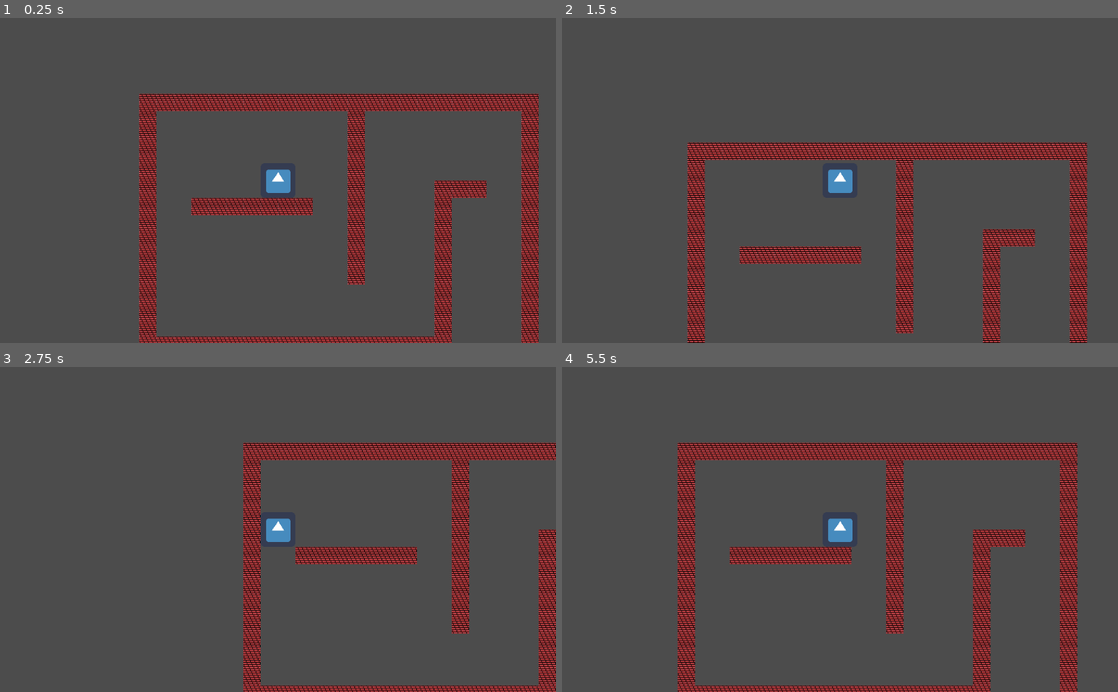
Above: before the commit, frames 1-4 (two rows, left to right).
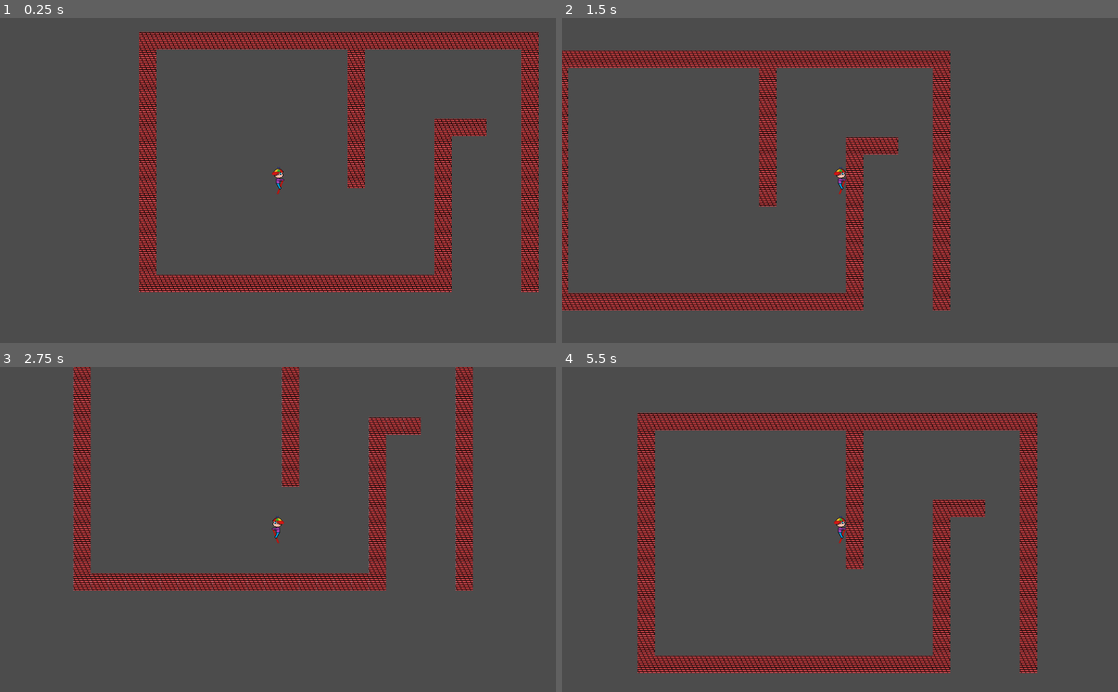
Above: after the commit, the same moments.

Repository: Tiggles/Github-Gameoff-2019
Game: Godot game, scene res://Main.tscn
The game is run twice, just before and just after one commit, with the same random seed, the same clock (stepped at 60 frames per second) and the same inputs. The engine's default icon, where the game draws it, is replaced by a stand-in: a white triangle on a blue panel in a dark square.
Inputs:
- Up to frame 1 (0.25 s): no input
- Up to frame 2 (1.5 s): hold Right (ui_right) from 0.53 s (still down); tap Space (ui_jump) at 0.6, 0.77, 1.07, 1.35 s
- Up to frame 3 (2.75 s): tap Space (ui_jump) at 1.52, 1.82, 2.1 s; release Right (ui_right) at 2.03 s; hold Left (ui_left) from 2.03 s (still down)
- Up to frame 4 (5.5 s): release Left (ui_left) at 2.78 s; hold Right (ui_right) 2.78-4.28 s; tap Space (ui_jump) at 2.85, 3.02, 3.32, 3.6, 3.77, 4.07, 4.35, 4.52, 4.82, 5.1 s; hold Left (ui_left) 4.28-5.03 s; hold Right (ui_right) from 5.03 s (still down)

The runs differ from the first frame. In frame 1, 22% of the frame differs, in the area x 25-97%, y 4-100%; in frame 2, 24%; in frame 3, 19%; in frame 4, 28%, in the area x 13-93%, y 14-100%.

Commit message:
Pogo prototype

Diff:
--- a/GGGG/Main.tscn
+++ b/GGGG/Main.tscn
@@ -68,7 +68,7 @@
 tile_set = SubResource( 4 )
 cell_size = Vector2( 32, 32 )
 format = 1
-tile_data = PoolIntArray( 0, 2, 0, 1, 2, 0, 2, 2, 0, 3, 2, 0 …(413 unchanged characters)… , 2, 0, 327702, 2, 0, 393216, 2, 0, 393219, 2, 0, 393220, 2, 0, 393221, 2, 0, 393222, 2, 0, 393223, 2, 0, 393224, 2, 0, 393225, 2, 0, 393228, 2, 0, 393233, 2, 0, 393238, 2, 0, 458752, 2, 0, 458764, 2, 0, 458769, 2, 0, 458774, 2, 0, 524288, 2, 0, 524300, 2, 0, 524305, 2, 0, 524310, 2, 0, 589824, 2, 0, 589836, 2, 0, 589841, 2, 0, 589846, 2, 0, 655360, 2, 0, 655372, 2, 0, 655377, 2, 0, 655382, 2, 0, 7208 …(388 unchanged characters)…
+tile_data = PoolIntArray( 0, 2, 0, 1, 2, 0, 2, 2, 0, 3, 2, 0 …(413 unchanged characters)… , 2, 0, 327702, 2, 0, 393216, 2, 0, 393228, 2, 0, 393233, 2, 0, 393238, 2, 0, 458752, 2, 0, 458764, 2, 0, 458769, 2, 0, 458774, 2, 0, 524288, 2, 0, 524300, 2, 0, 524305, 2, 0, 524310, 2, 0, 589824, 2, 0, 589841, 2, 0, 589846, 2, 0, 655360, 2, 0, 655377, 2, 0, 655382, 2, 0, 7208 …(388 unchanged characters)…
 
 [node name="Player" parent="." instance=ExtResource( 2 )]
 position = Vector2( 256, 169.053 )
--- a/GGGG/Player.gd
+++ b/GGGG/Player.gd
@@ -16,9 +16,7 @@
 var moving_left = false
 
 # Jumping
-var can_jump: bool = false
 export var jump_velocity: int = 1200
-var can_wall_jump = false
 
 # Called when the node enters the scene tree for the first time.
 func _ready() -> void:
@@ -33,7 +31,6 @@
 	var is_touching = self.is_on_floor() or self.is_on_wall()
 
 	var curr_mvmt_accl = movement_acceleration if is_touching else movement_acceleration / 2
-	can_wall_jump = self.is_on_wall() and !self.is_on_floor()
 
 
 	if is_on_ceiling():
@@ -51,25 +48,11 @@
 
 	velocity.y = min(velocity.y + fall_acceleration, max_fall_speed)
 
-	if Input.is_action_just_pressed("ui_jump"):
-		# Walljump might be solvable more elegantly by using Shape2D Node
-		if can_wall_jump and !self.is_on_floor():
-			if moving_left:
-				velocity.y = -jump_velocity * 0.8
-				velocity.x = 900
-			else:
-				velocity.y = -jump_velocity * 0.8
-				velocity.x = -900
-		elif can_jump:
-			velocity.y = -jump_velocity
-
-	# standard jumping or wall jump
-	if is_touching:
-		can_jump = true
-	else:
-		can_jump = false
+	if self.is_on_floor():
+		velocity.y = -jump_velocity
 
 	moving_left = velocity.x < 0
+	$Sprite.flip_h = true if moving_left else false
 
 func _physics_process(delta: float):
 	get_input(delta)
--- a/GGGG/Player.tscn
+++ b/GGGG/Player.tscn
@@ -1,10 +1,10 @@
 [gd_scene load_steps=4 format=2]
 
 [ext_resource path="res://Player.gd" type="Script" id=1]
-[ext_resource path="res://icon.png" type="Texture" id=2]
+[ext_resource path="res://pogo_character.png" type="Texture" id=2]
 
 [sub_resource type="RectangleShape2D" id=1]
-extents = Vector2( 32.189, 31.8149 )
+extents = Vector2( 10.4465, 25.9614 )
 
 [node name="Player" type="KinematicBody2D"]
 collision_layer = 2
@@ -14,4 +14,5 @@
 shape = SubResource( 1 )
 
 [node name="Sprite" type="Sprite" parent="."]
+scale = Vector2( 0.5, 0.5 )
 texture = ExtResource( 2 )
Binary file added: GGGG/pogo_character.png
Not shown, added: GGGG/pogo_character.png.import
